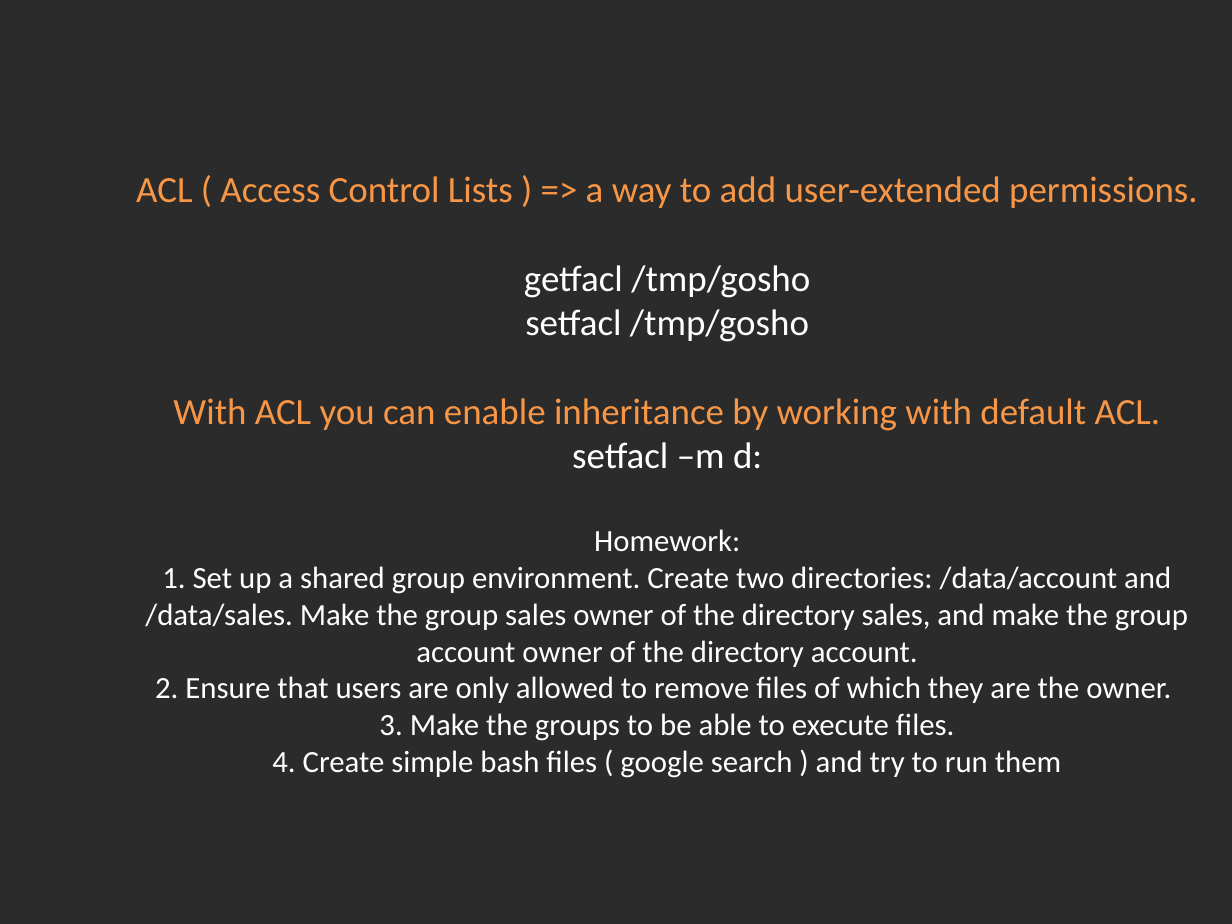
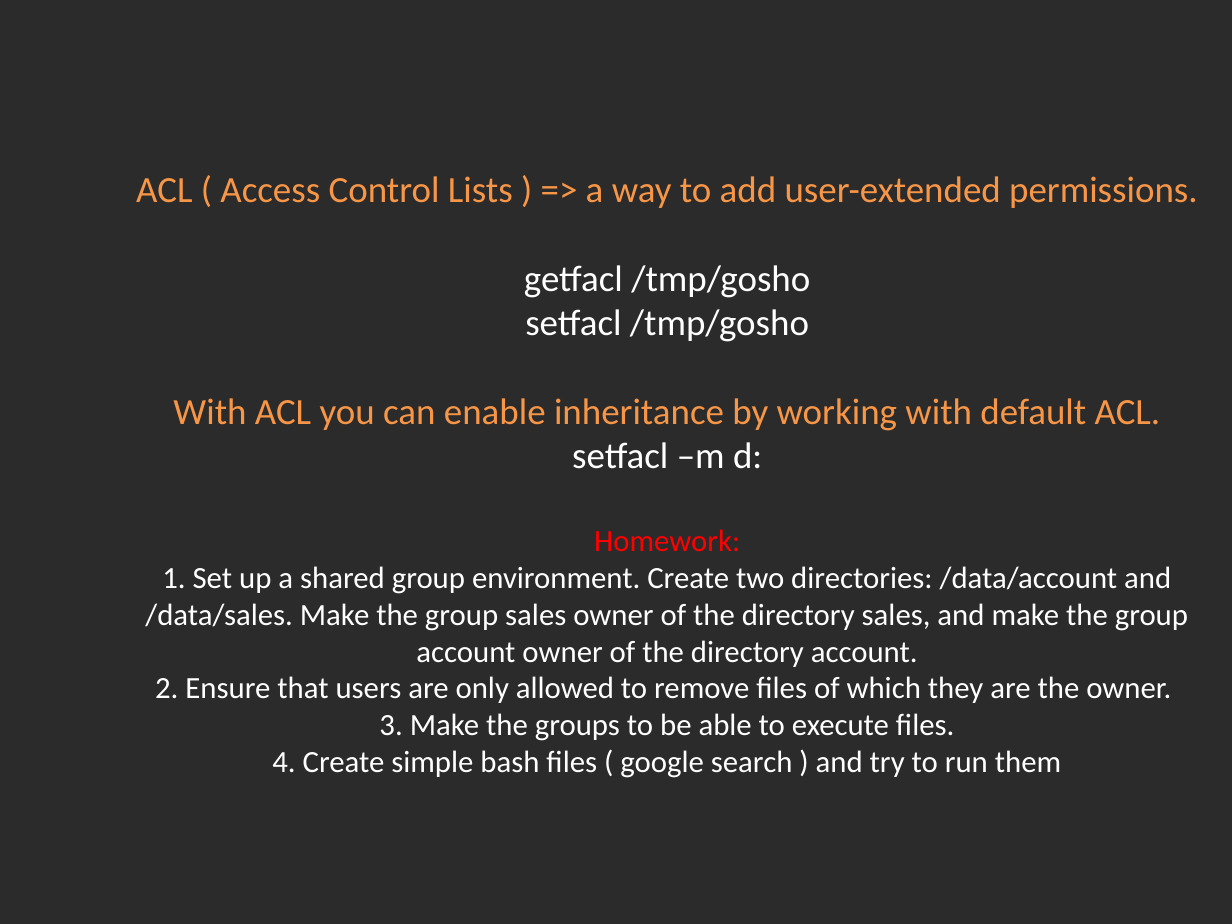
Before and after one commit to Academy-Soft-Intellect/Linux-Course, a slide deck: slide 5 of 5. Permissions/05-PermissionsAndAccessControlLists.pptx. Drawn at 1232x924 pixels with LibreOffice and Linux fonts; fonts in the diff are those of the drawing; background and template pictures are left out; a plain dark background stands for a picture behind light text. Boxes give left, top, right and bottom in pixels: in the first picture for what was removed or moved away, otherwise in the second. Text is boxed around its words. In the diff, an @@ line names an element or a change of style, - is before the commit and + after.

Commit message:
Adding Permissions

```diff
--- a/5. Permissions/05-PermissionsAndAccessControlLists.pptx
+++ b/5. Permissions/05-PermissionsAndAccessControlLists.pptx
@@ title "ACL ( Access Control Lists ..." at (x1=136, y1=176, x2=1198, y2=778): text colour #FFFFFF to #FF0000 in "Homework:" @@
```
Also in this commit, not shown: 2 other slides changed, 1 other file.
